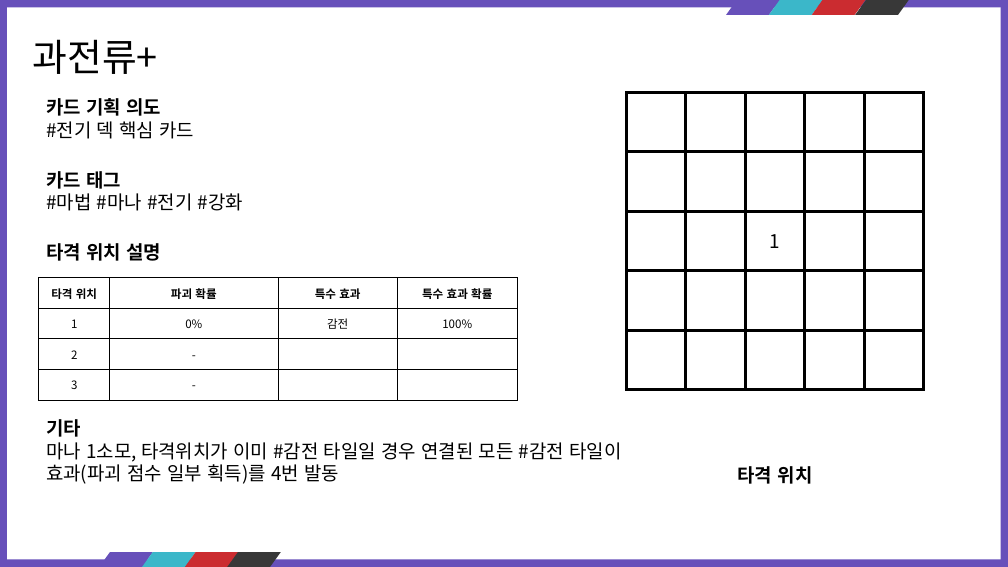
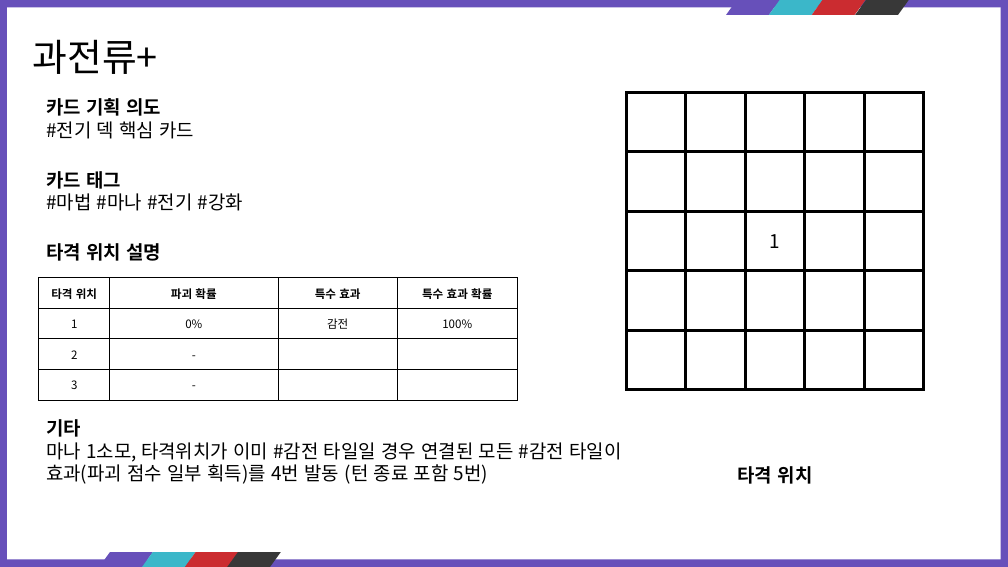
Before and after one commit to kauthor/FluffyDisdog, a slide deck: slide 61 of Plan/기획서/마법사.pptx. Drawn at 1008x567 pixels with LibreOffice and Linux fonts; fonts in the diff are those of the drawing. Boxes give left, top, right and bottom in pixels: in the first picture for what was removed or moved away, otherwise in the second. Text is boxed around its words. In the diff, an @@ line names an element or a change of style, - is before the commit and + after.

Commit message:
일부 오탈자 수정

```diff
--- a/Plan/기획서/마법사.pptx
+++ b/Plan/기획서/마법사.pptx
@@ text at (46, 442, 621, 484): text changed @@
-마나 1소모, 타격위치가 이미 #감전 타일일 경우 연결된 모든 #감전 타일이 효과(파괴 점수 일부 획득)를 4번 발동
+마나 1소모, 타격위치가 이미 #감전 타일일 경우 연결된 모든 #감전 타일이 효과(파괴 점수 일부 획득)를 4번 발동 (턴 종료 포함 5번)
```
Also in this commit, not shown: 5 other slides changed.
